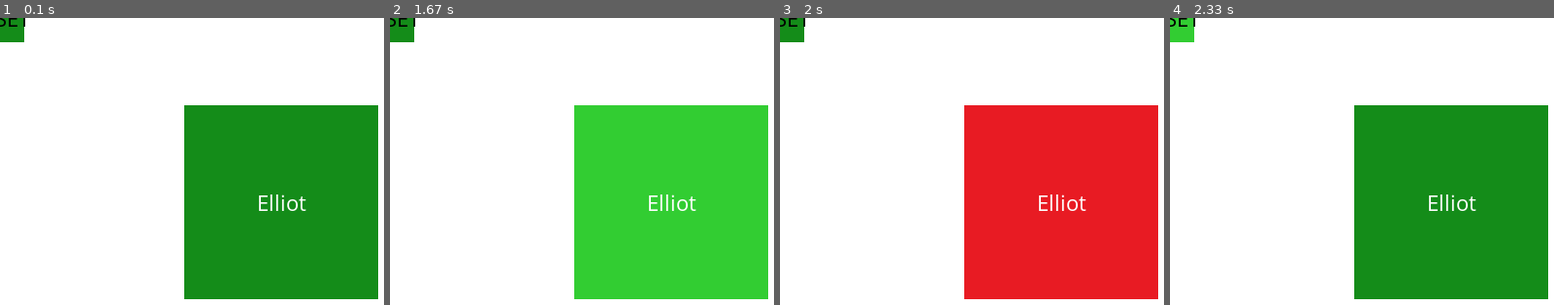
Above: before the commit, frames 1-4 (left to right).
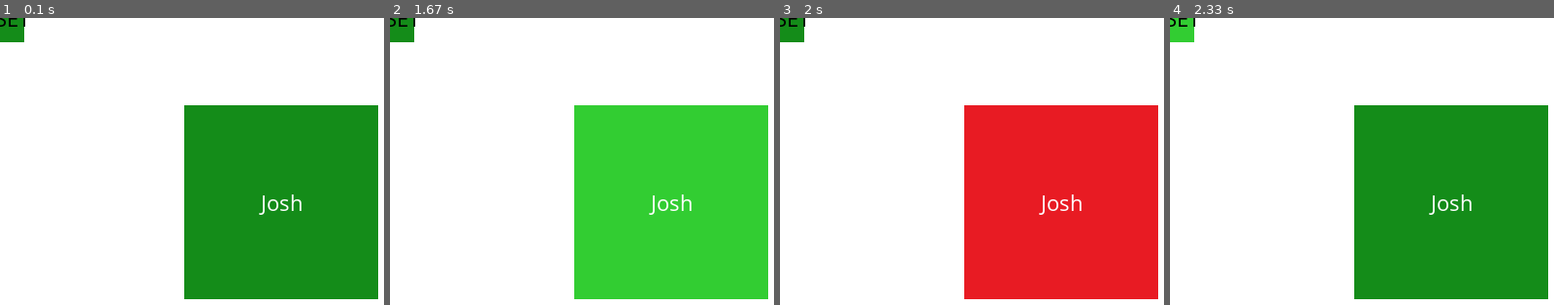
Above: after the commit, the same moments.

Repository: YangTh599/liar-bar-2
Game: pygame game, started from main.py
Two runs of this game, one before a commit and one after it. Both use one fixed random seed, a clock stepped at 60 frames per second and the inputs below.
Inputs (mouse positions are % of the whole screen's width and height, from its top left):
- Up to frame 1 (0.1 s): no input
- Up to frame 2 (1.67 s): click "Apollos" at 0.38 s; click "Thayer" at 0.72 s; click "Lucas" at 1.05 s; click (87, 86) at 1.38 s
- Up to frame 3 (2 s): click (87, 82) at 1.72 s, where only the run after the commit has a clickable "Josh"
- Up to frame 4 (2.33 s): click "RESET" at 2.05 s
The pictures show only the part of the screen within x 50-100%, y 50-100%; the shares and areas given below are measured in that part.

The runs differ from the first frame. In frame 1, 0.4% of the frame differs, in the area x 67-80%, y 61-69%; in frame 2, 0.4%; in frame 3, 0.4%; in frame 4, 0.4%.

Commit message:
updated liars

Diff:
--- a/main.py
+++ b/main.py
@@ -50,46 +50,50 @@
                 if liars.p1_pew.status == False:
                     buttons[0].change_not_hover_color(COMMUNIST_RED)
                     buttons[0].change_hover_color(REPUBLICAN_RED)
-                    sounds[1].play()
-                    sounds[4].play()
+                    sounds[2][0].play()
+                    sounds[2][rnd(1,len(sounds[2]) - 1)].play()
                 else:
-                    sounds[0].play()
+                    sounds[0][0].play()
+                    sounds[0][rnd(1,len(sounds[0]) - 1)].play()
             if buttons[1].check_clicked():
                 liars.p2_pew.pull_trigger()
 
                 if liars.p2_pew.status == False:
                     buttons[1].change_not_hover_color(COMMUNIST_RED)
                     buttons[1].change_hover_color(REPUBLICAN_RED)
-                    sounds[1].play()
-                    sounds[5].play()
+                    sounds[2][0].play()
+                    sounds[2][rnd(1,len(sounds[2]) - 1)].play()
                 else:
-                    sounds[0].play()
+                    sounds[0][0].play()
+                    sounds[0][rnd(1,len(sounds[0]) - 1)].play()
             if buttons[2].check_clicked():
                 liars.p3_pew.pull_trigger()
 
                 if liars.p3_pew.status == False:
                     buttons[2].change_not_hover_color(COMMUNIST_RED)
                     buttons[2].change_hover_color(REPUBLICAN_RED)
-                    sounds[1].play()
-                    sounds[3].play()
+                    sounds[2][0].play()
+                    sounds[2][rnd(1,len(sounds[2]) - 1)].play()
                 else:
-                    sounds[0].play()
+                    sounds[0][0].play()
+                    sounds[0][rnd(1,len(sounds[0]) - 1)].play()
             if buttons[3].check_clicked():
                 liars.p4_pew.pull_trigger()
 
                 if liars.p4_pew.status == False:
                     buttons[3].change_not_hover_color(COMMUNIST_RED)
                     buttons[3].change_hover_color(REPUBLICAN_RED)
-                    sounds[1].play()
-                    sounds[3].play()
+                    sounds[2][0].play()
+                    sounds[2][rnd(1,len(sounds[2]) - 1)].play()
                 else:
-                    sounds[0].play()
+                    sounds[0][0].play()
+                    sounds[0][rnd(1,len(sounds[0]) - 1)].play()
 
             if buttons[4].check_clicked():
 
                 for pew in liars.pews:
                     pew.reset()
-                    sounds[2].play()
+                    sounds[1][rnd(0,len(sounds[1]) - 1)].play()
 
                 for button in buttons:
                     button.change_not_hover_color(THAYER_GREEN)
@@ -117,7 +121,7 @@
     p1 = "Thayer"
     p2 = "Lucas"
     p3 = "Apollos"
-    p4 = "Elliot"
+    p4 = "Josh"
 
     liars = liar_bar.Bar(4,p1, p2, p3 ,p4)
 
@@ -131,13 +135,25 @@
     buttons = [p1_button, p2_button,p3_button,p4_button,reset]
 
     pew_safe = pygame.mixer.Sound("sounds/click.mp3")
+    spy_yes = pygame.mixer.Sound("sounds/spy_yes.mp3")
     pew_bang = pygame.mixer.Sound("sounds/vine-boom.mp3")
+    demo_glue = pygame.mixer.Sound("sounds/demo_glue.mp3")
+    demo_idiot = pygame.mixer.Sound("sounds/demo_idiot.mp3")
+    engi_ugly = pygame.mixer.Sound("sounds/engi_ugly.mp3")
+    nope  = pygame.mixer.Sound("sounds/nope.mp3")
     lockednloaded = pygame.mixer.Sound("sounds/Legacy_locknload.ogg")
     enemydown = pygame.mixer.Sound("sounds/Legacy_enemydown.ogg")
+    dead_ringer = pygame.mixer.Sound("sounds/dead_ringer.mp3")
+    kermit = pygame.mixer.Sound("sounds/jackfilms_kermit.mp3")
+    letmedie = pygame.mixer.Sound("sounds/asdf1.mp3")
     spy1 = pygame.mixer.Sound("sounds/spy1.mp3")
     spy2 = pygame.mixer.Sound("sounds/spy2.mp3")
 
-    sounds = [pew_safe, pew_bang, lockednloaded,enemydown,spy1,spy2]
+    safe_sounds = [pew_safe,spy_yes,letmedie,kermit]
+    revives = [lockednloaded, dead_ringer]
+    deaths = [pew_bang,enemydown,spy1,spy2,demo_glue,demo_idiot,engi_ugly,nope]
+
+    sounds = [safe_sounds, revives, deaths]
 
     # ADD ALL OBJECTS/CLASSES ABOVE HERE
     run = True
Not shown, added: sounds/asdf1.mp3
Not shown, added: sounds/dead_ringer.mp3
Not shown, added: sounds/demo_glue.mp3
Not shown, added: sounds/demo_idiot.mp3
Not shown, added: sounds/engi_ugly.mp3
Not shown, added: sounds/jackfilms_kermit.mp3
Not shown, added: sounds/nope.mp3
Not shown, added: sounds/spy_yes.mp3
